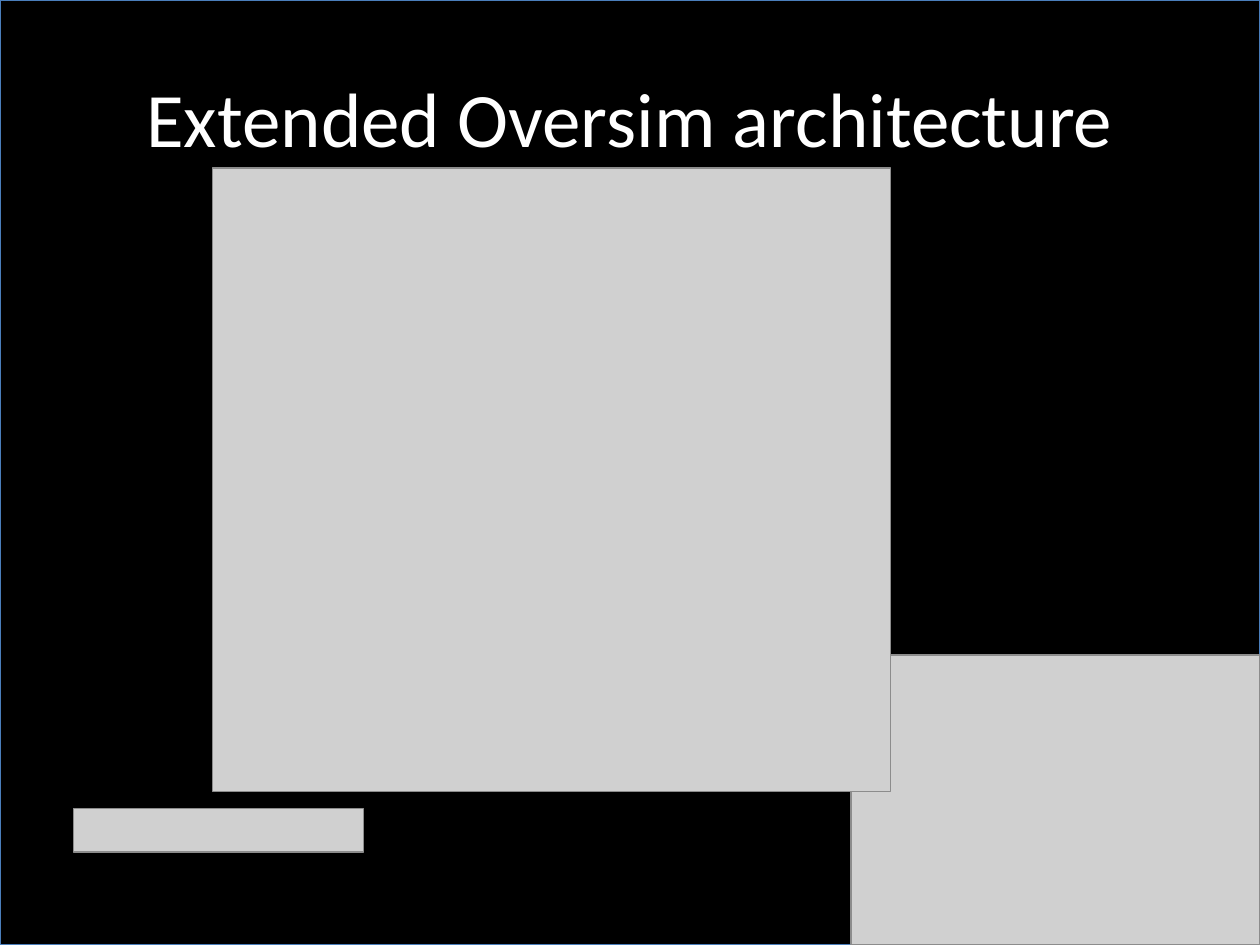
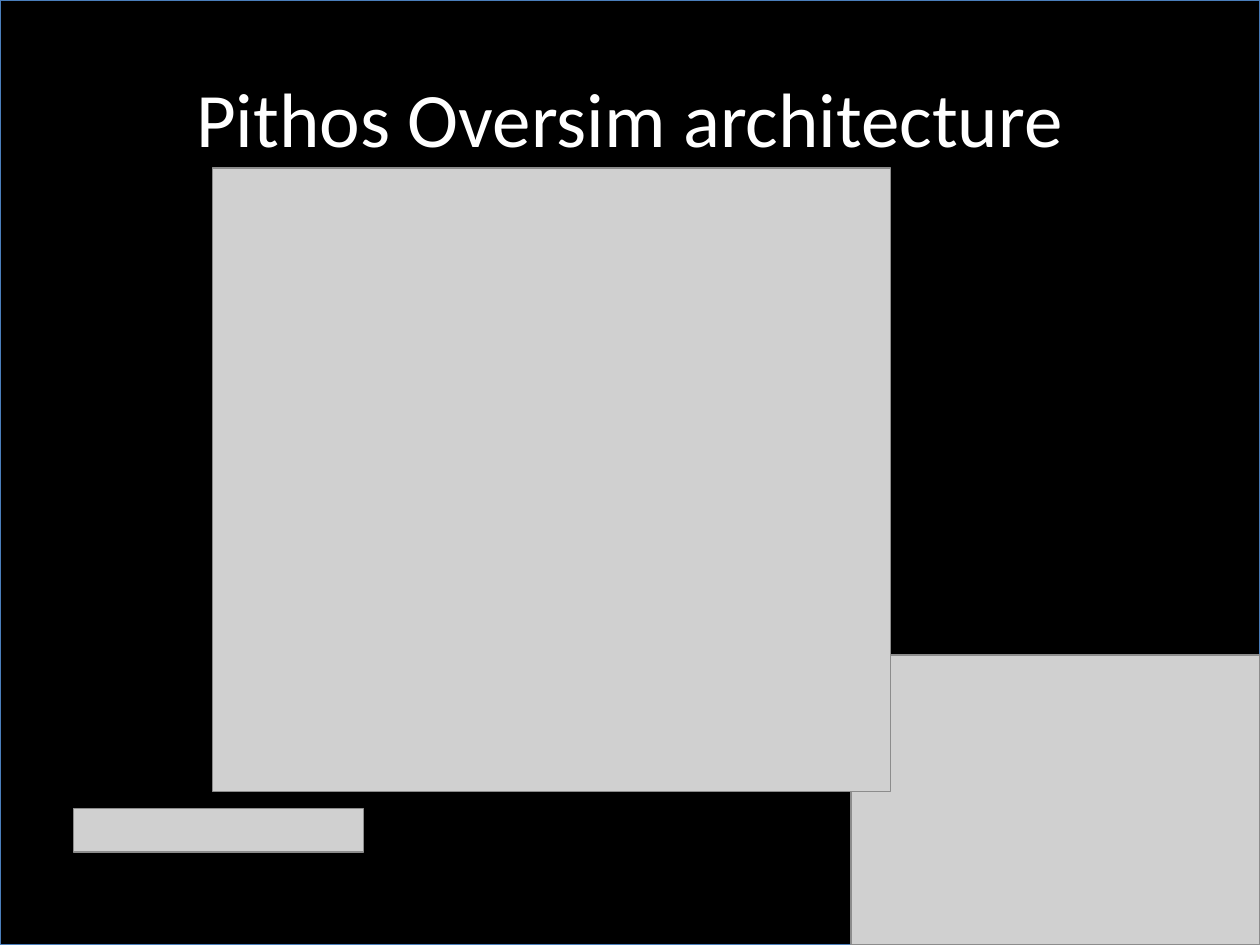
Before and after one commit to jsgilmore/pithos, a slide deck: slide 28 of thesis/phd_talk/PhD_talk.pptx. Drawn at 1260x945 pixels with LibreOffice and Linux fonts; fonts in the diff are those of the drawing; grey boxes stand for pictures. Boxes give left, top, right and bottom in pixels: in the first picture for what was removed or moved away, otherwise in the second. Text is boxed around its words. In the diff, an @@ line names an element or a change of style, - is before the commit and + after.

```diff
--- a/thesis/phd_talk/PhD_talk.pptx
+++ b/thesis/phd_talk/PhD_talk.pptx
@@ title at [196, 93, 1062, 148]: text changed @@
-Extended Oversim architecture
+Pithos Oversim architecture
```
Also in this commit, not shown: 11 other slides changed, 2 slides added, 2 slides removed, 1 other file.
